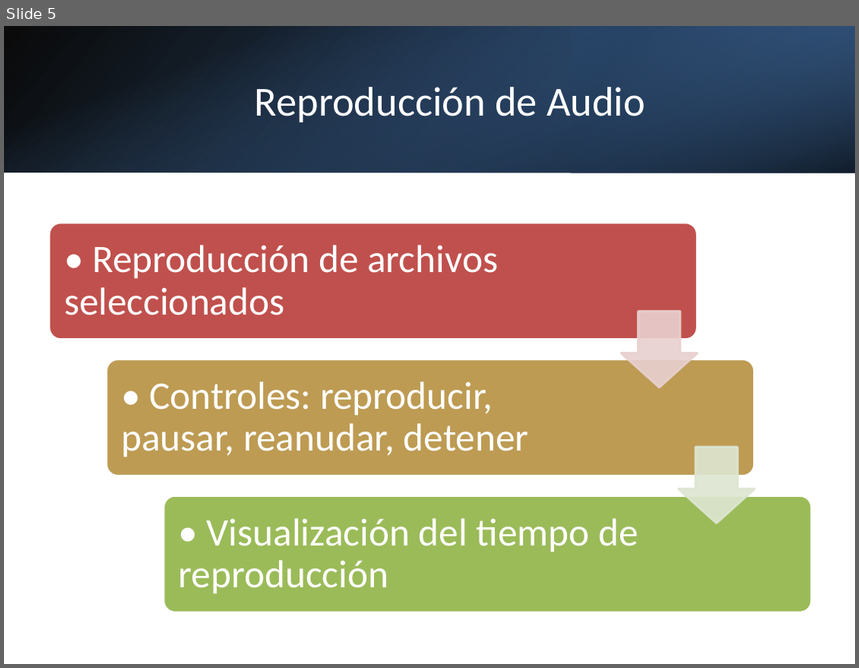
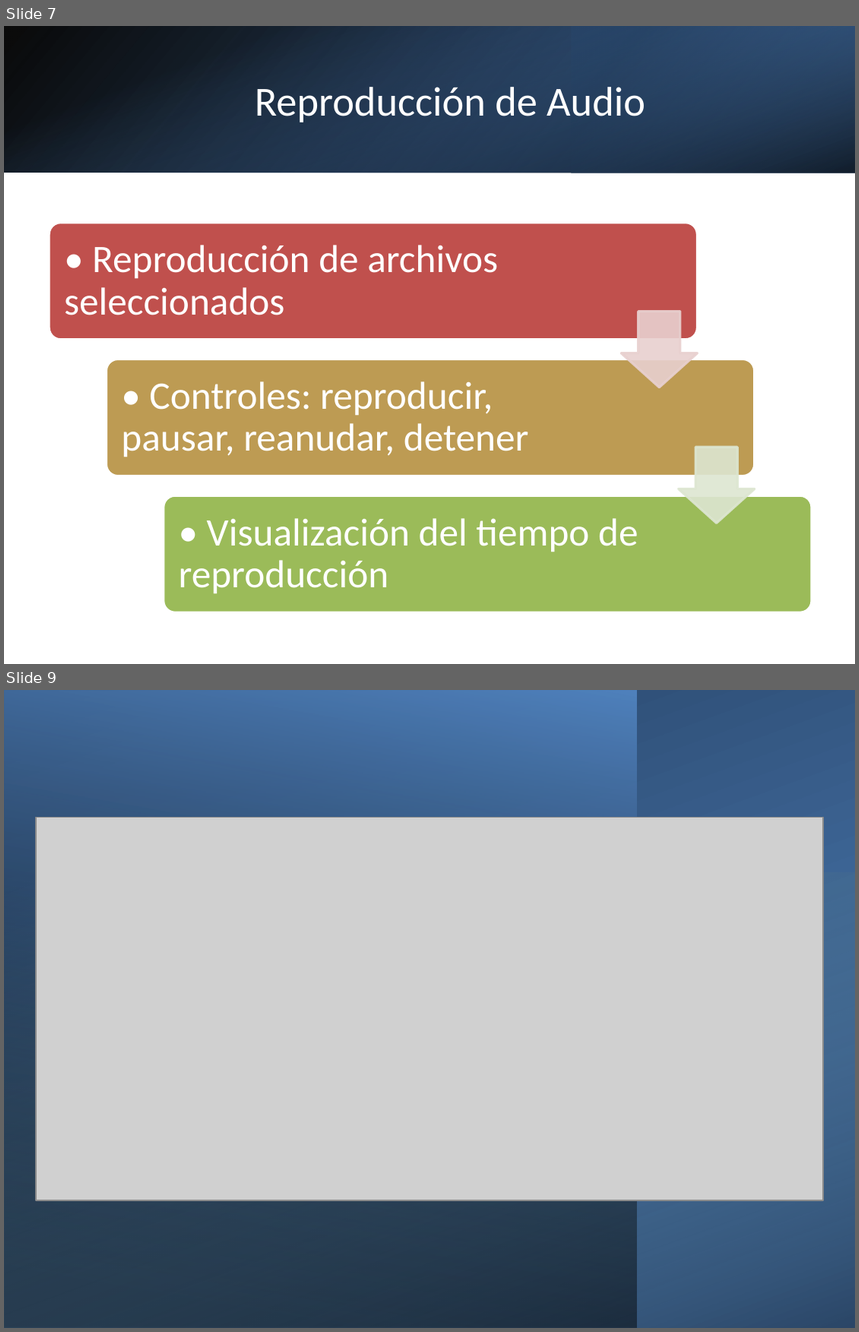
Before and after one commit to jonatha1992/Transcriptor, a slide deck: Presentacion_Transcriptor.pptx. Shown one above the other, each under a label of ours: slide 5 before the commit, slides 7 and 9 after it; the slides between them are not shown. The pictures are 859x668 and 859x1332 pixels, drawn with LibreOffice and Linux fonts; fonts in the diff are those of the drawing; grey boxes stand for pictures. Boxes give left, top, right and bottom in pixels: in the first picture for what was removed or moved away, otherwise in the second. Text is boxed around its words. In the diff, an @@ line names an element or a change of style, - is before the commit and + after.

```diff
--- a/Presentacion_Transcriptor.pptx
+++ b/Presentacion_Transcriptor.pptx
@@ slide 9 added at (x1=4, y1=690, x2=855, y2=1328), background #FFFFFF @@
@@ rectangle added at (x1=4, y1=690, x2=855, y2=1328), fill gradient #4F81BD to #254061 @@
@@ rectangle added at (x1=4, y1=690, x2=637, y2=1328), fill gradient #000000 to #4F81BD @@
@@ picture added at (x1=37, y1=818, x2=824, y2=1201) @@
@@ rectangle added at (x1=4, y1=872, x2=854, y2=1328), fill gradient #93CDDD to #000000 @@
@@ what was slide 5 is now slide 7 @@
```
Also in this commit, not shown: 5 slides changed, 2 other slides added, 3 other files.
